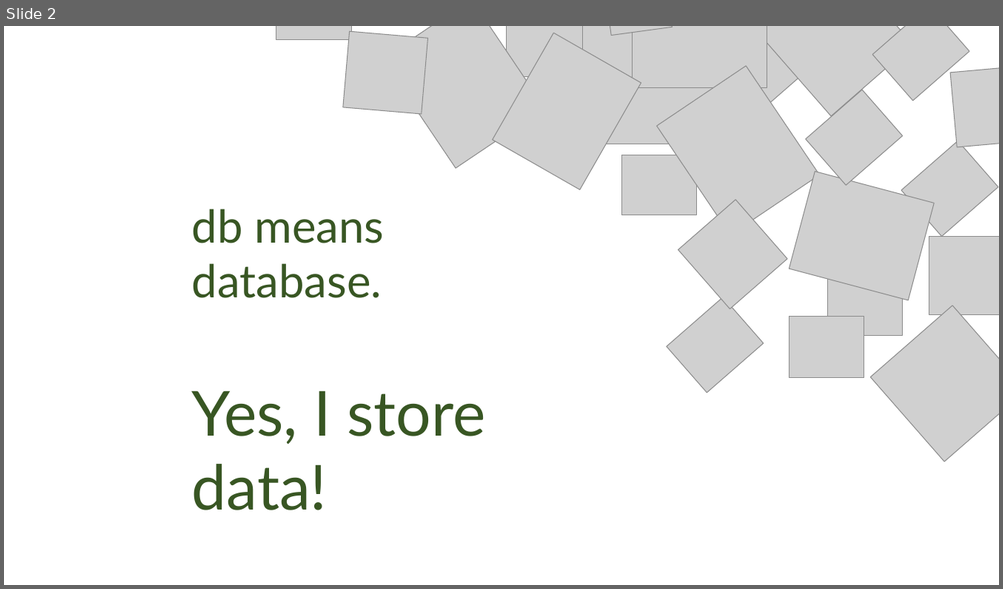
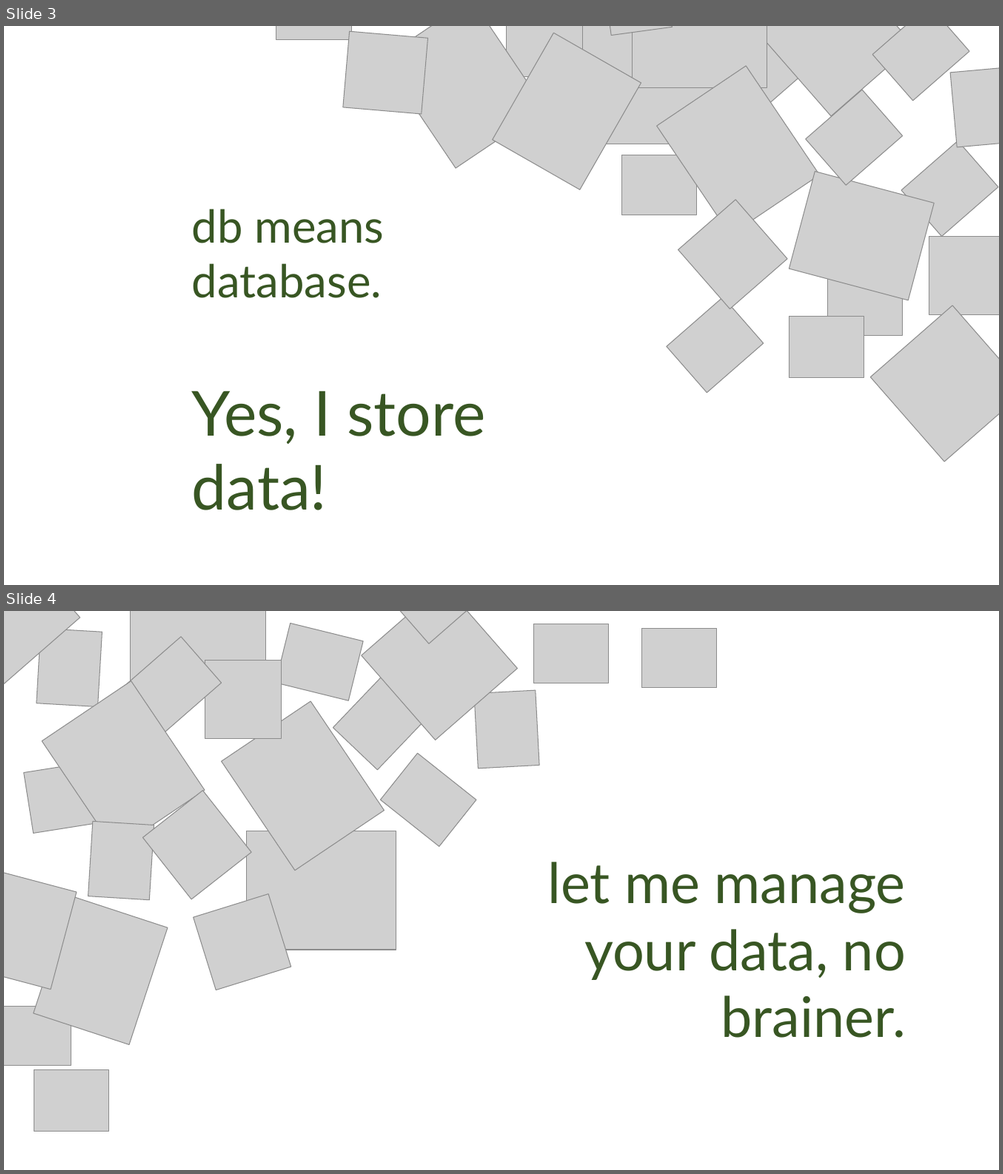
Before and after one commit to Lettush/OCC-MERN-Training, a slide deck: Leonida, Althani Miguel/Learning Materials/MongoDB.pptx. Shown one above the other, each under a label of ours: slide 2 before the commit, slides 3 and 4 after it. The pictures are 1003x589 and 1003x1174 pixels, drawn with LibreOffice and Linux fonts; fonts in the diff are those of the drawing; grey boxes stand for pictures; background and template pictures are left out. Boxes give left, top, right and bottom in pixels: in the first picture for what was removed or moved away, otherwise in the second. Text is boxed around its words. In the diff, an @@ line names an element or a change of style, - is before the commit and + after.

```diff
--- a/Leonida, Althani Miguel/Learning Materials/MongoDB.pptx
+++ b/Leonida, Althani Miguel/Learning Materials/MongoDB.pptx
@@ slide 4 added at bbox=[4, 611, 999, 1170], background #FFFFFF @@
@@ picture added at bbox=[4, 611, 79, 689] @@
@@ picture added at bbox=[37, 628, 102, 707] @@
@@ picture added at bbox=[131, 611, 266, 682] @@
@@ picture added at bbox=[276, 623, 363, 701] @@
@@ picture added at bbox=[361, 611, 517, 741] @@
@@ picture added at bbox=[377, 611, 486, 644] @@
@@ picture added at bbox=[534, 624, 609, 684] @@
@@ picture added at bbox=[642, 628, 717, 688] @@
@@ picture added at bbox=[125, 636, 222, 732] @@
@@ picture added at bbox=[205, 661, 281, 738] @@
@@ picture added at bbox=[333, 673, 430, 770] @@
@@ picture added at bbox=[42, 681, 205, 850] @@
@@ picture added at bbox=[474, 690, 539, 769] @@
@@ picture added at bbox=[222, 701, 384, 870] @@
@@ picture added at bbox=[23, 760, 108, 833] @@
@@ picture added at bbox=[380, 753, 476, 846] @@
@@ picture added at bbox=[143, 791, 251, 899] @@
@@ picture added at bbox=[88, 821, 153, 900] @@
@@ picture added at bbox=[247, 831, 396, 950] @@
@@ picture added at bbox=[4, 861, 76, 990] @@
@@ text added at bbox=[547, 862, 905, 1038], 54 pt, text #385723 @@
+let me manage your data, no brainer.
@@ picture added at bbox=[34, 897, 168, 1045] @@
@@ picture added at bbox=[193, 894, 290, 990] @@
@@ picture added at bbox=[4, 1006, 71, 1066] @@
@@ picture added at bbox=[34, 1071, 109, 1132] @@
@@ what was slide 2 is now slide 3 @@
```
Also in this commit, not shown: 4 slides changed, 9 other slides added, 2 slides removed.
